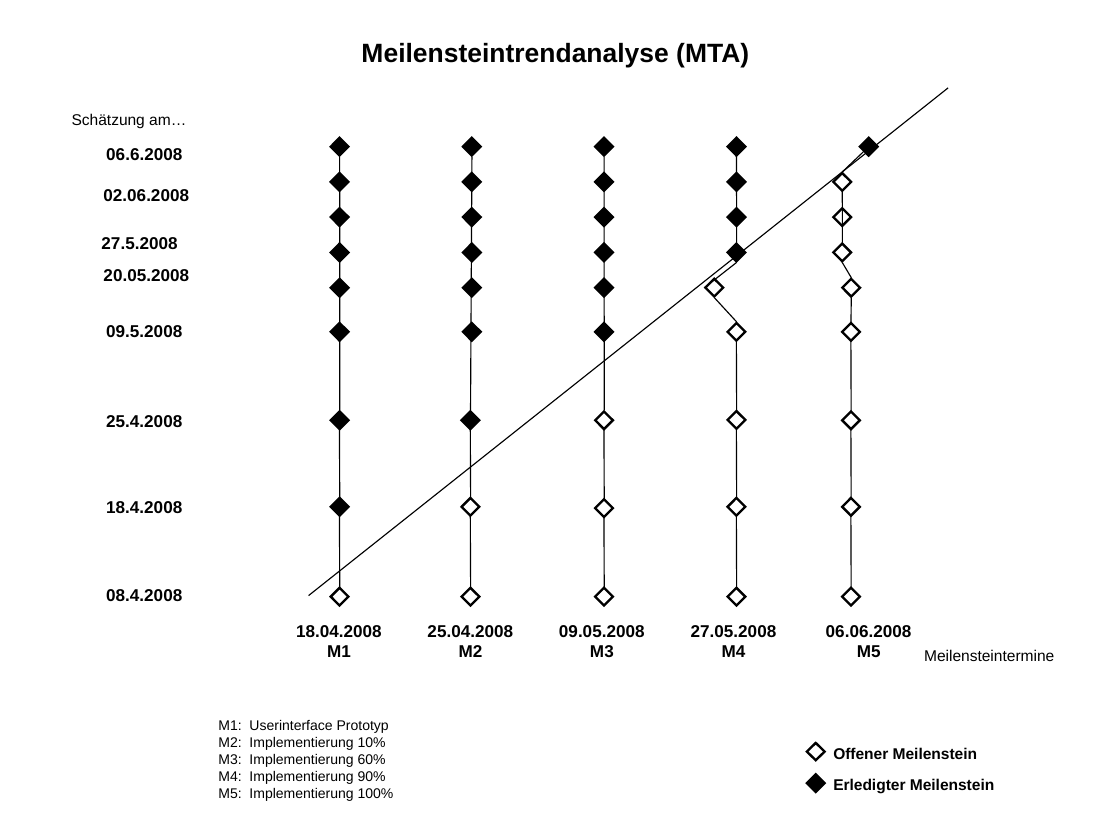
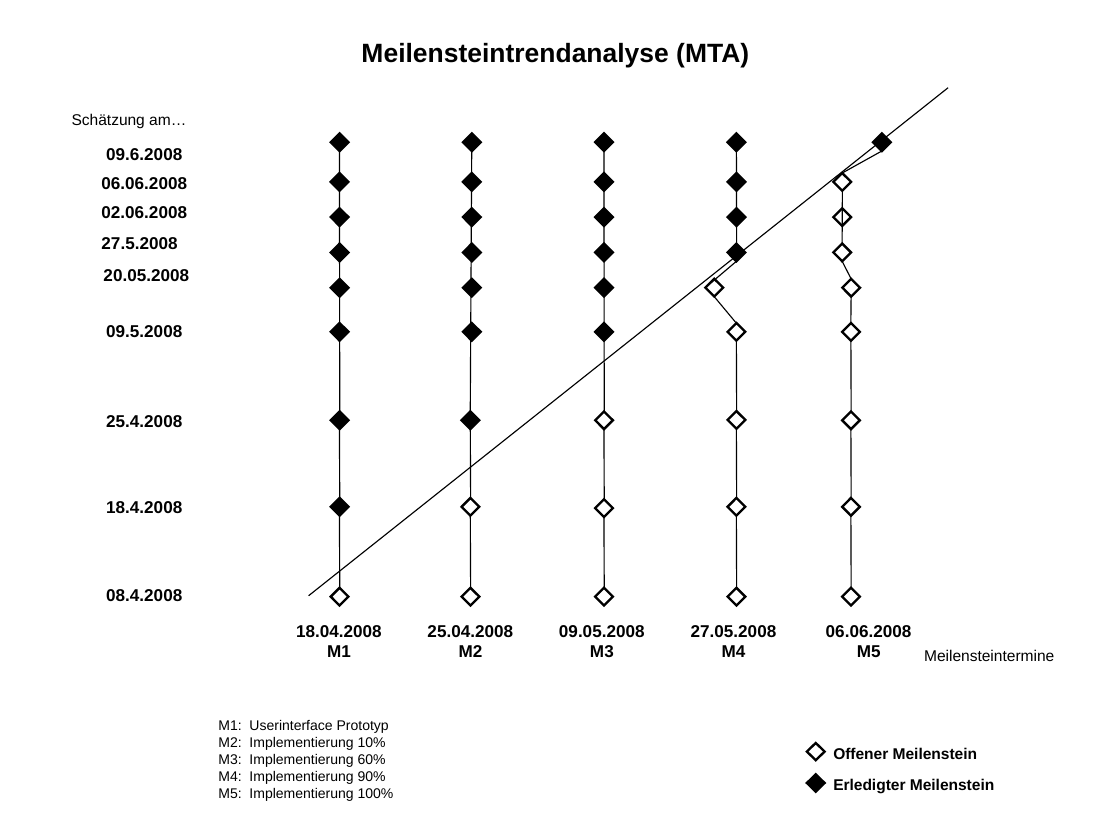
Before and after one commit to BackupTheBerlios/ticketline4032-svn, a slide deck: slide 1 of trunk/Dokumente/Allgemein/Projektmanagement/Meilensteintrendanalyse/Meilensteintrendanalyse.ppt. Drawn at 1120x840 pixels with LibreOffice and Linux fonts; fonts in the diff are those of the drawing. Boxes give left, top, right and bottom in pixels: in the first picture for what was removed or moved away, otherwise in the second. Text is boxed around its words. In the diff, an @@ line names an element or a change of style, - is before the commit and + after.

```diff
--- a/trunk/Dokumente/Allgemein/Projektmanagement/Meilensteintrendanalyse/Meilensteintrendanalyse.ppt
+++ b/trunk/Dokumente/Allgemein/Projektmanagement/Meilensteintrendanalyse/Meilensteintrendanalyse.ppt
@@ text at (106,148,182,160): text changed @@
-06.6.2008
+09.6.2008
@@ 4 diamonds: place and size @@
-4 diamonds at (330,138,746,156)
+4 diamonds at (330,133,746,151)
@@ line moved from (737, 137) - (737, 261) to (736, 133) - (737, 261) @@
@@ diamond: place and size @@
-diamond at (860,138,878,156)
+diamond at (874,133,892,151)
@@ text added at (101,177,187,189), 11 pt, text #000000, bold @@
+06.06.2008
@@ line moved from (339, 157) - (339, 410) to (339, 151) - (339, 411) @@
@@ line moved from (472, 157) - (470, 410) to (472, 151) - (470, 411) @@
@@ line moved from (604, 157) - (604, 410) to (604, 151) - (604, 411) @@
@@ line moved from (869, 147) - (842, 172) to (881, 151) - (842, 174) @@
@@ text "02.06.2008": place and size @@
-text "02.06.2008" at (103,189,189,201)
+text "02.06.2008" at (101,206,187,218)
```
Also in this commit, not shown: 2 other files.
